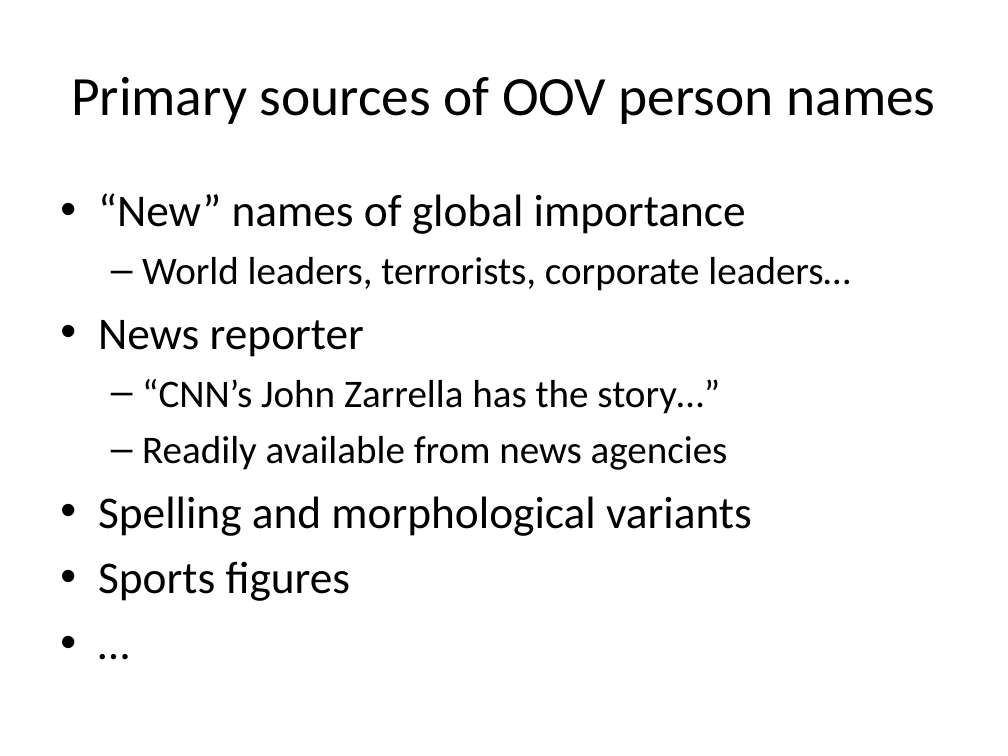
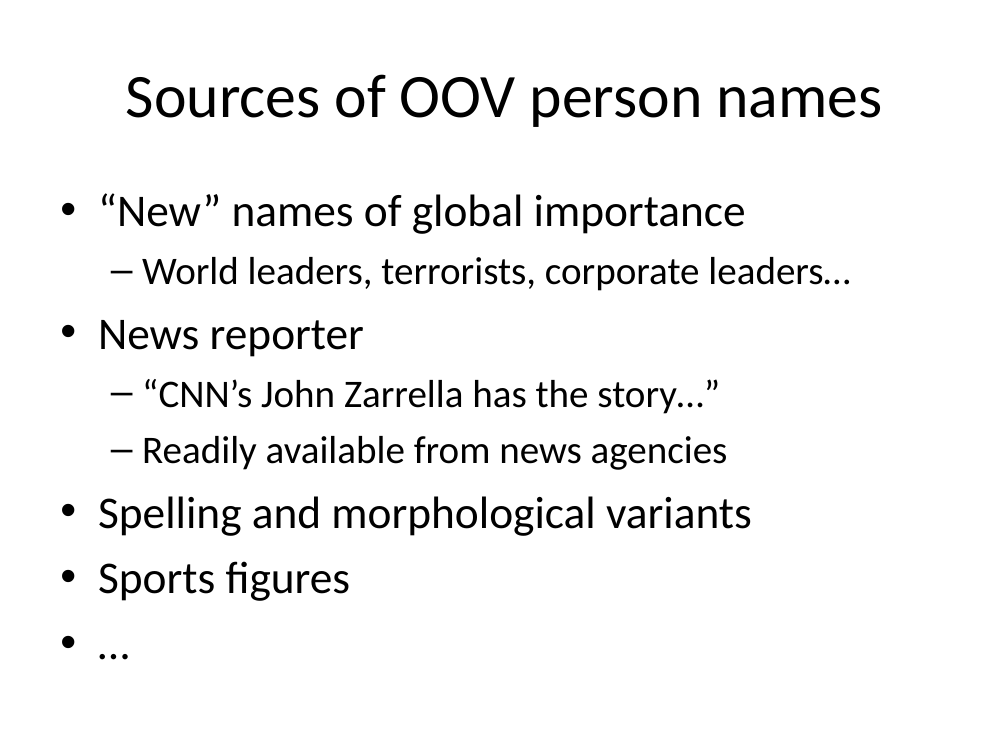
Before and after one commit to dimidd/ner-asr, a slide deck: slide 4 of doc/11748-A-M-DEC-02.ppt. Drawn at 1008x756 pixels with LibreOffice and Linux fonts; fonts in the diff are those of the drawing. Boxes give left, top, right and bottom in pixels: in the first picture for what was removed or moved away, otherwise in the second. Text is boxed around its words. In the diff, an @@ line names an element or a change of style, - is before the commit and + after.

```diff
--- a/doc/11748-A-M-DEC-02.ppt
+++ b/doc/11748-A-M-DEC-02.ppt
@@ title at [126,74,882,127]: text changed; size 44 to 49 pt @@
-Primary sources of OOV person names
+Sources of OOV person names
```
Also in this commit, not shown: 4 other slides changed, 7 slides added, 2 other files.
